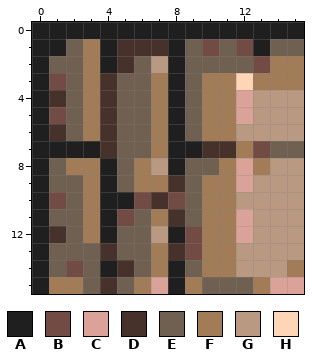
Pixel-art sprite: sourceAssets/tiles/wallVerticalTop.png. Above: the version before the commit.
The file is 16x16 pixels. Colours within 5 levels of each other are drawn and written as one.
Palette (. is transparent): A #1f1f20  B #734b45  C #dba29a  D #46322b  E #706051  F #a27c57  G #ba9982  H #ffd5b8
Pixels before, first column x 0:
 0 AAAAAAAAAAAAAAAA
 1 AAEFADDDAEBEBAEE
 2 AEEFADEGAEEEEBFF
 3 ABEFDEEFAEFFHFFF
 4 ADEFDEEFAEFFCGGG
 5 ABEFDEEFAEFFCGGG
 6 ADEFDEEFAEFFGGGG
 7 AAAADEEFAADDFBEE
 8 AEFFAEFGAEEFCFGG
 9 AEEFAEFFDEFFCGGG
10 ABEFAABDBEFFGGGG
11 AEEFABEFDEFFCGGG
12 ADEFAEEGABFFCGGG
13 AEEEDEEFDBFFGGGG
14 AEBEADEFAEFFGGGF
15 AFFEDEFCAFEEEFCC
And afterwards:
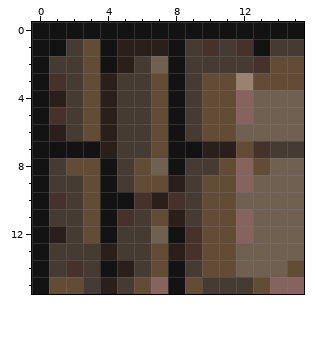
Diff:
{"colour":"A","old":"#1f1f20","new":"#131314"}
{"colour":"B","old":"#734b45","new":"#46322b"}
{"colour":"C","old":"#dba29a","new":"#86635e"}
{"colour":"D","old":"#46322b","new":"#2b1f1b"}
{"colour":"E","old":"#706051","new":"#453b32"}
{"colour":"F","old":"#a27c57","new":"#634c35"}
{"colour":"G","old":"#ba9982","new":"#706051"}
{"colour":"H","old":"#ffd5b8","new":"#9b8270"}
{"label":"changed","picture_box":[32,22,304,294]}
